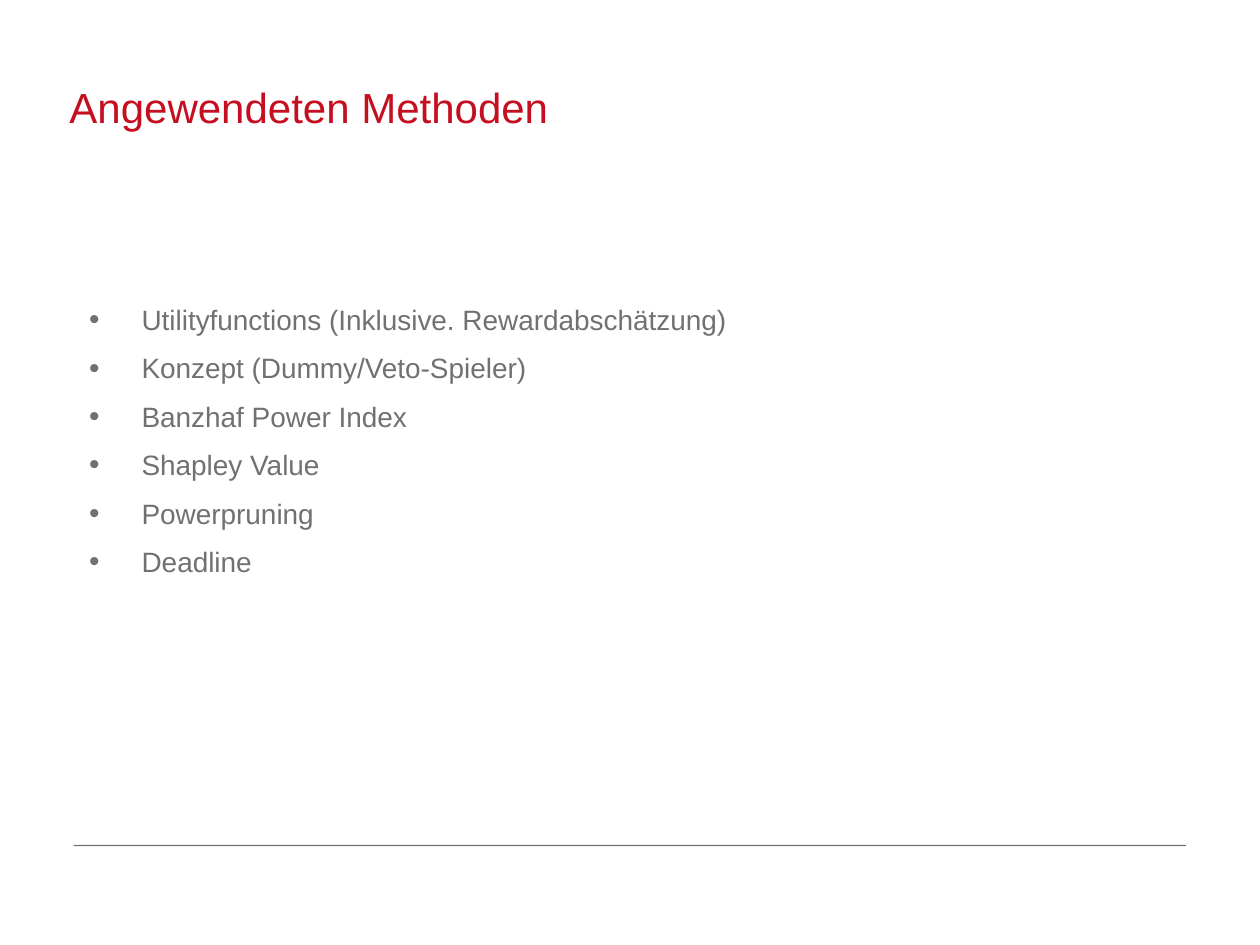
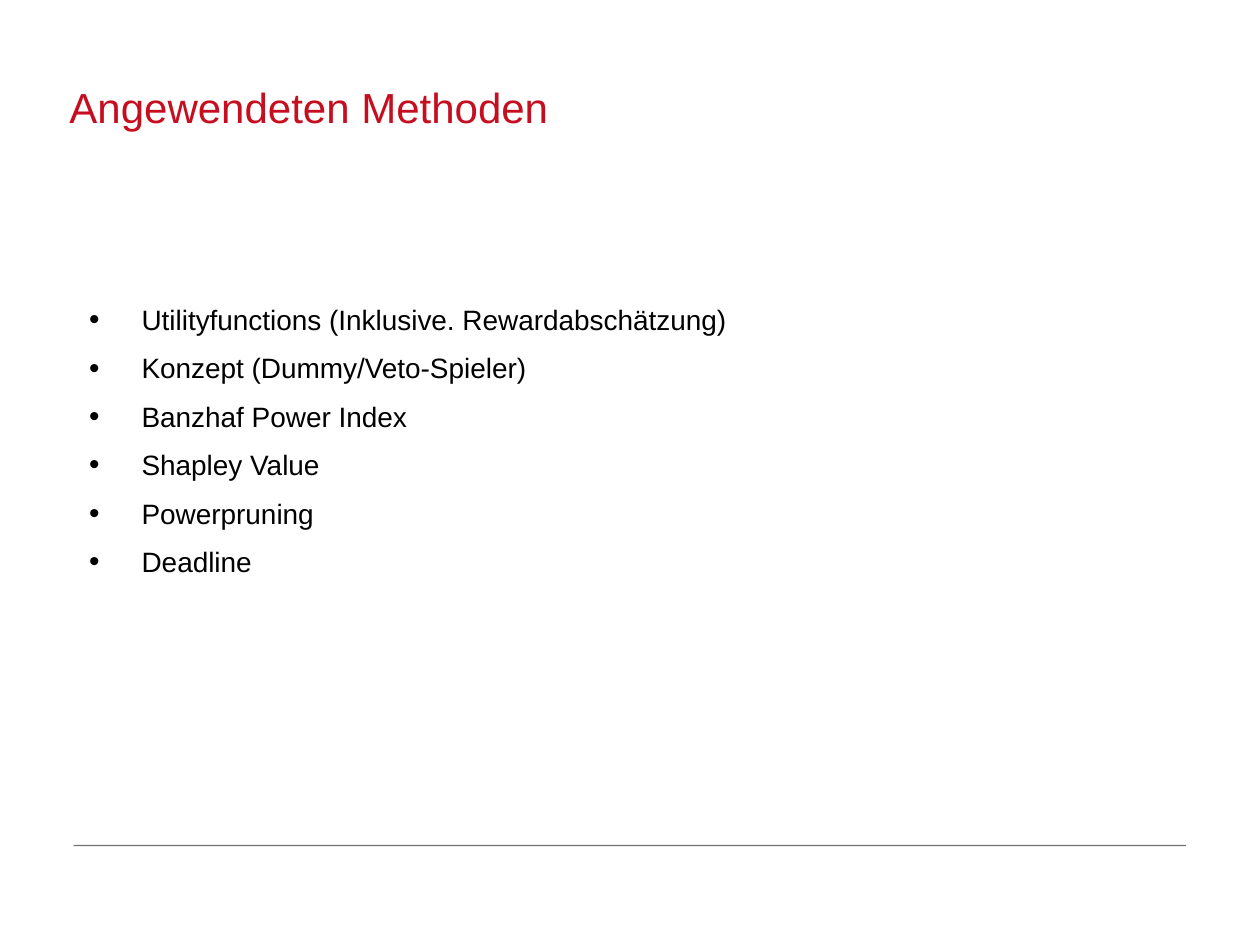
Before and after one commit to MFizz/AiF, a slide deck: slide 6 of Abschluss/Abschluss.odp. Drawn at 1260x945 pixels with LibreOffice and Linux fonts; fonts in the diff are those of the drawing; background and template pictures are left out. Boxes give left, top, right and bottom in pixels: in the first picture for what was removed or moved away, otherwise in the second. Text is boxed around its words. In the diff, an @@ line names an element or a change of style, - is before the commit and + after.

```diff
--- a/Abschluss/Abschluss.odp
+++ b/Abschluss/Abschluss.odp
@@ text "Utilityfunctions (Inklusive. Rewardabschätzung)" at bbox=[142, 309, 726, 573]: text colour #717171 to #000000 @@
```
Also in this commit, not shown: 5 other slides changed, 3 slides added, 3 slides removed, 1 other file.
